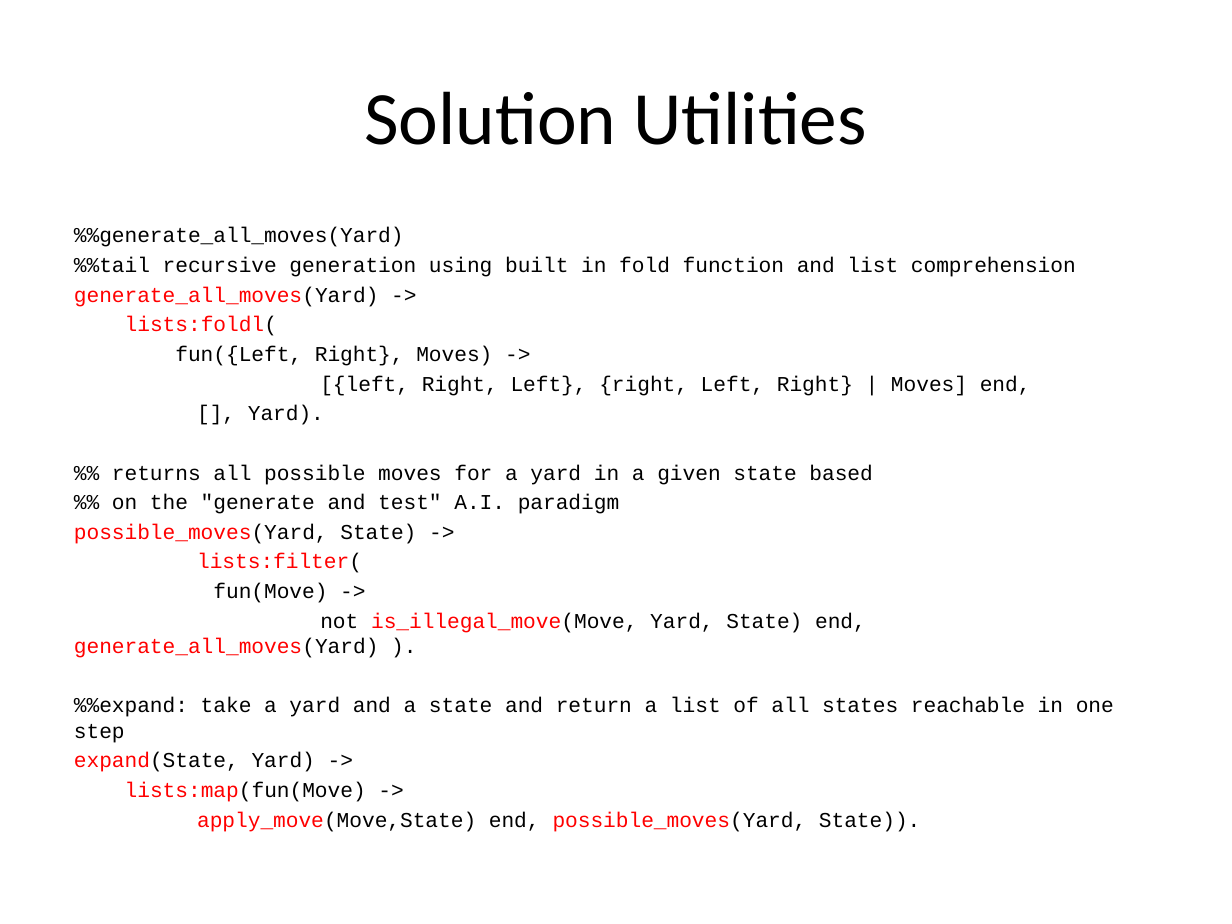
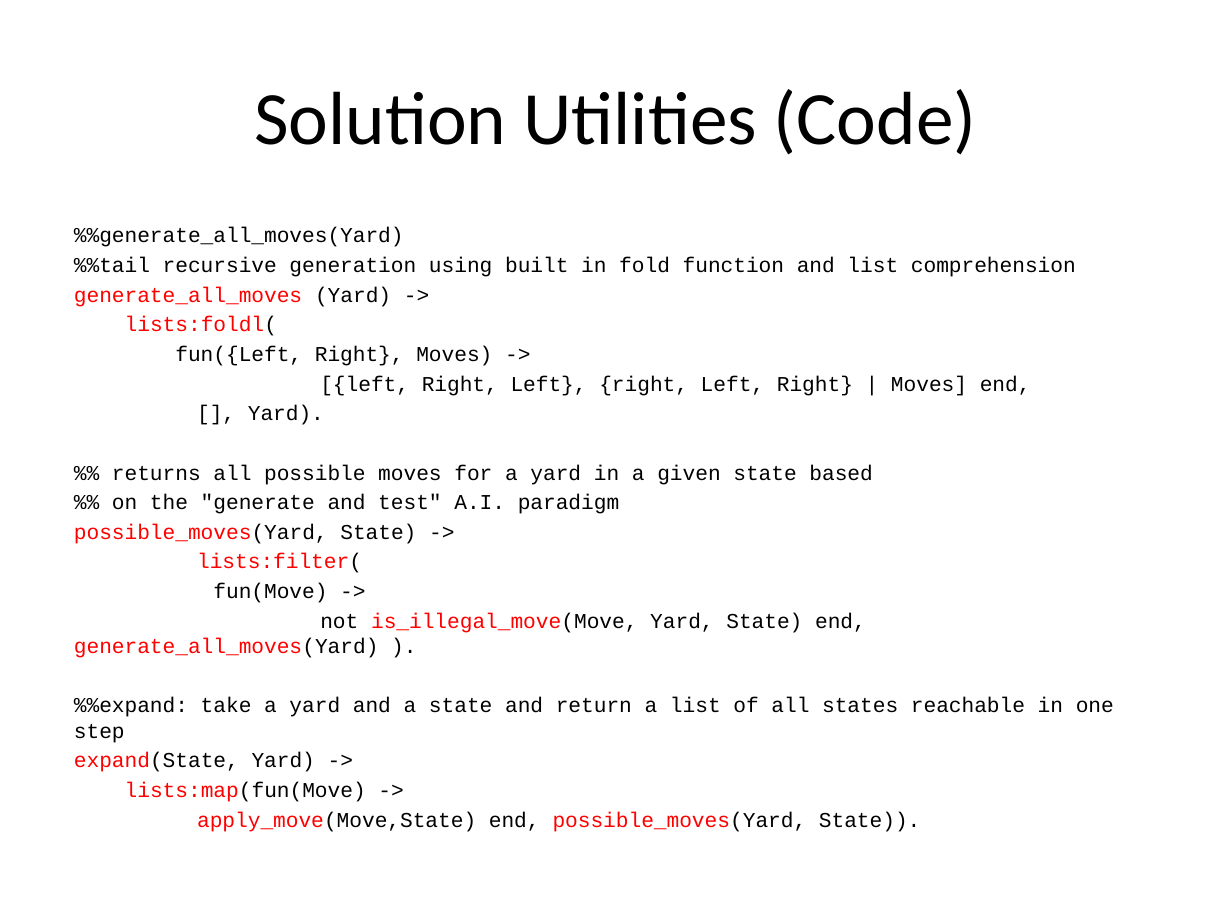
Before and after one commit to Mixolyde/trainswitch, a slide deck: slide 12 of SolvingTrainYardWithErlang.pptx (slide 10 before the commit). Drawn at 1232x924 pixels with LibreOffice and Linux fonts; fonts in the diff are those of the drawing. Boxes give left, top, right and bottom in pixels: in the first picture for what was removed or moved away, otherwise in the second. Text is boxed around its words. In the diff, an @@ line names an element or a change of style, - is before the commit and + after.

```diff
--- a/SolvingTrainYardWithErlang.pptx
+++ b/SolvingTrainYardWithErlang.pptx
@@ title at (254,89,976,155): text changed @@
-Solution Utilities
+Solution Utilities (Code)
@@ text at (74,287,391,307): spaces changed @@
-generate_all_moves(Yard) ->
+generate_all_moves (Yard) ->
```
Also in this commit, not shown: 1 other slide changed.
